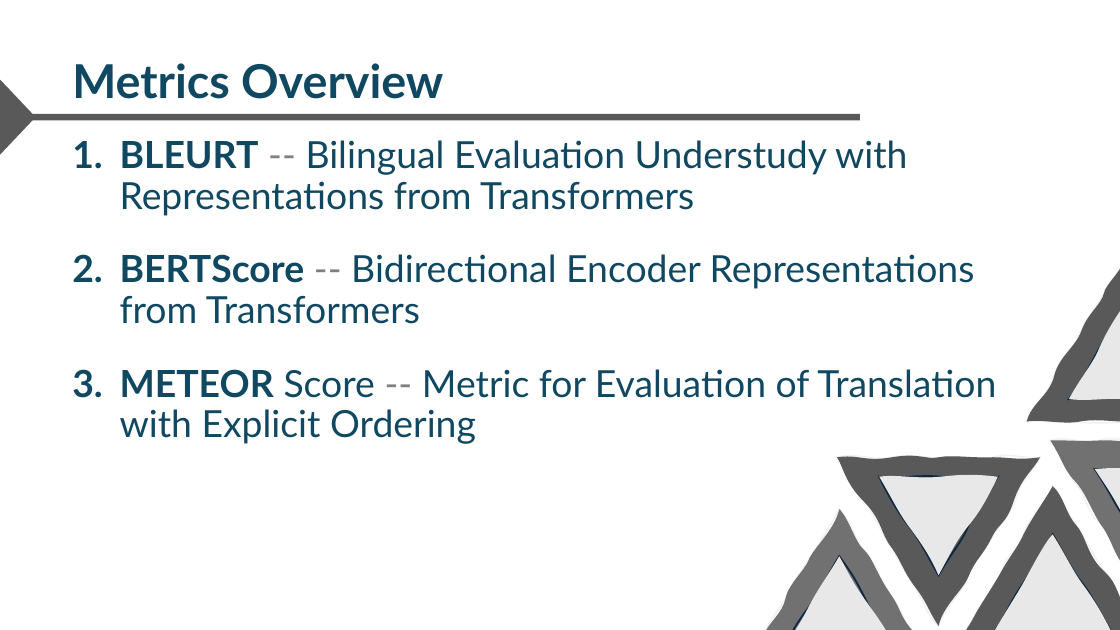
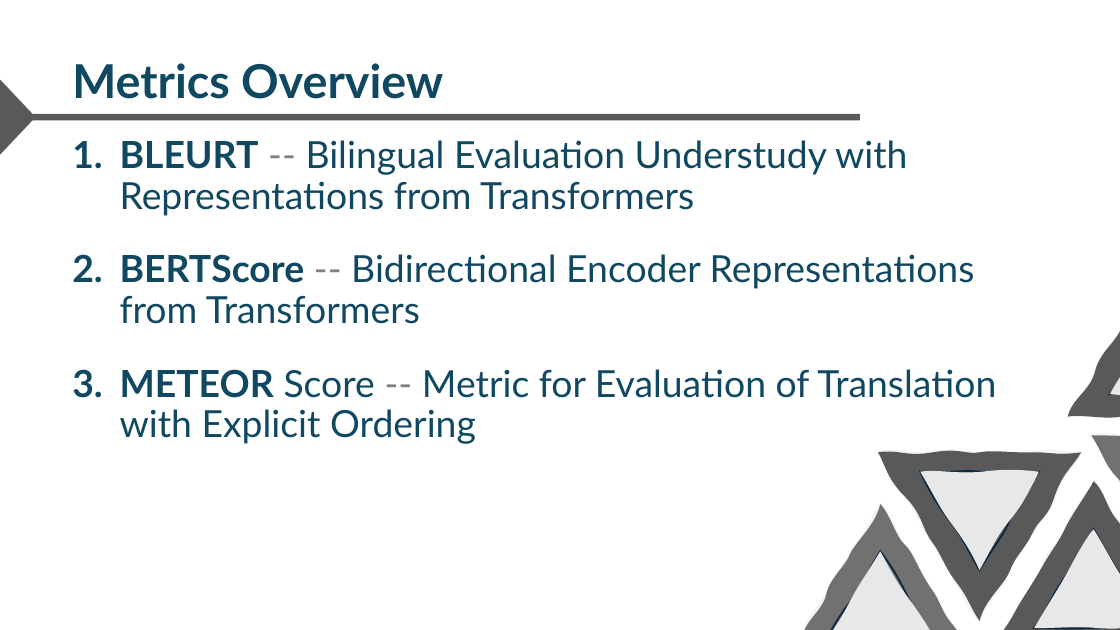
Before and after one commit to kangelamw/LLM-Project-DS, a slide deck: slide 6 of images/ppt/LLM_Project_Presentation.pptx. Drawn at 1120x630 pixels with LibreOffice and Linux fonts; fonts in the diff are those of the drawing. Boxes give left, top, right and bottom in pixels: in the first picture for what was removed or moved away, otherwise in the second. Text is boxed around its words. In the diff, an @@ line names an element or a change of style, - is before the commit and + after.

```diff
--- a/images/ppt/LLM_Project_Presentation.pptx
+++ b/images/ppt/LLM_Project_Presentation.pptx
@@ freeform shape removed at (1095, 470, 1120, 568) @@
@@ 9 freeform shapes: place and size @@
-9 freeform shapes at (738, 253, 1120, 630)
+9 freeform shapes at (779, 248, 1120, 630)
```
Also in this commit, not shown: 1 other slide changed, 1 other file.
